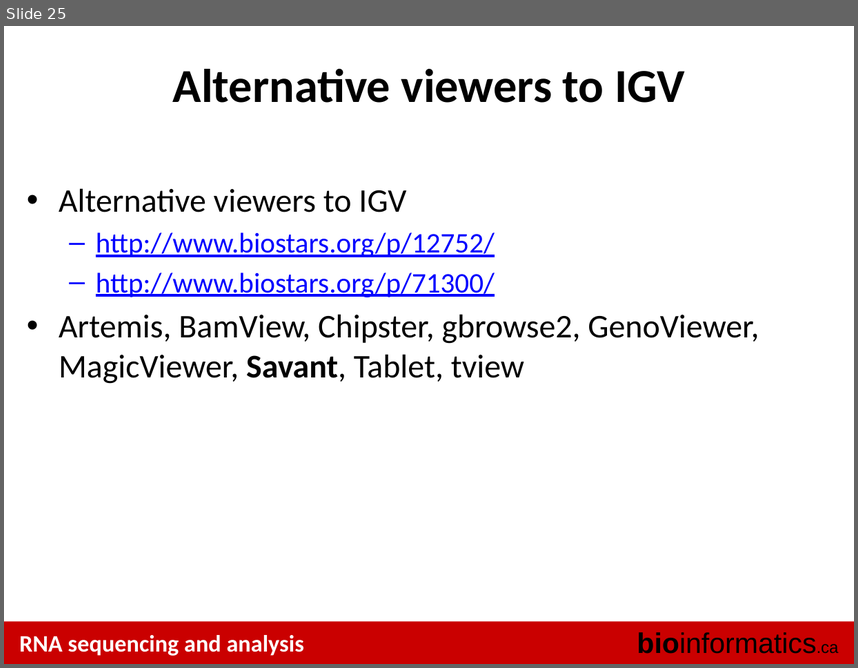
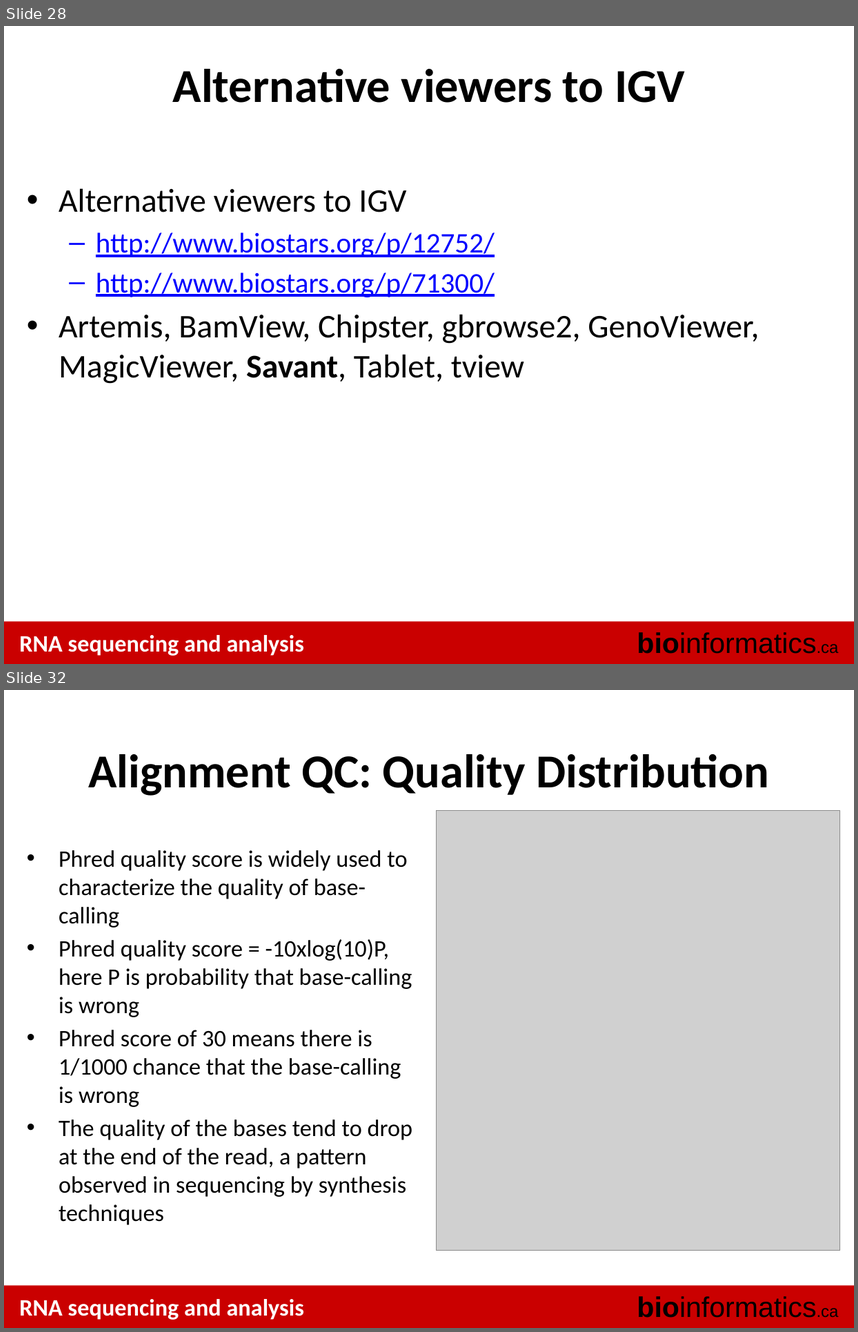
Before and after one commit to griffithlab/rnaseq_tutorial_wiki, a slide deck: LectureFiles/cbw-cshl-nygc/2015/RNASeq_Module2_Lecture.pptx. Shown one above the other, each under a label of ours: slide 25 before the commit, slides 28 and 32 after it; the slides between them are not shown. The pictures are 858x668 and 858x1332 pixels, drawn with LibreOffice and Linux fonts; fonts in the diff are those of the drawing; grey boxes stand for pictures. Boxes give left, top, right and bottom in pixels: in the first picture for what was removed or moved away, otherwise in the second. Text is boxed around its words. In the diff, an @@ line names an element or a change of style, - is before the commit and + after.

```diff
--- a/LectureFiles/cbw-cshl-nygc/2015/RNASeq_Module2_Lecture.pptx
+++ b/LectureFiles/cbw-cshl-nygc/2015/RNASeq_Module2_Lecture.pptx
@@ slide 32 added at (4, 690, 854, 1328), background #FFFFFF; not listed: 3 template elements that a slide beside it also shows @@
@@ title added at (88, 754, 769, 796), 40 pt, text #000000, bold @@
+Alignment QC: Quality Distribution
@@ picture added at (436, 811, 840, 1250) @@
@@ text added at (59, 850, 412, 1225), 20 pt, text #000000 @@
+• Phred quality score is widely used to characterize the quality of base-calling
+• Phred quality score = -10xlog(10)P, here P is probability that base-calling is wrong
+• Phred score of 30 means there is 1/1000 chance that the base-calling is wrong
+• The quality of the bases tend to drop at the end of the read, a pattern observed in sequencing by synthesis techniques
@@ what was slide 25 is now slide 28 @@
```
Also in this commit, not shown: 2 slides changed, 11 other slides added.
